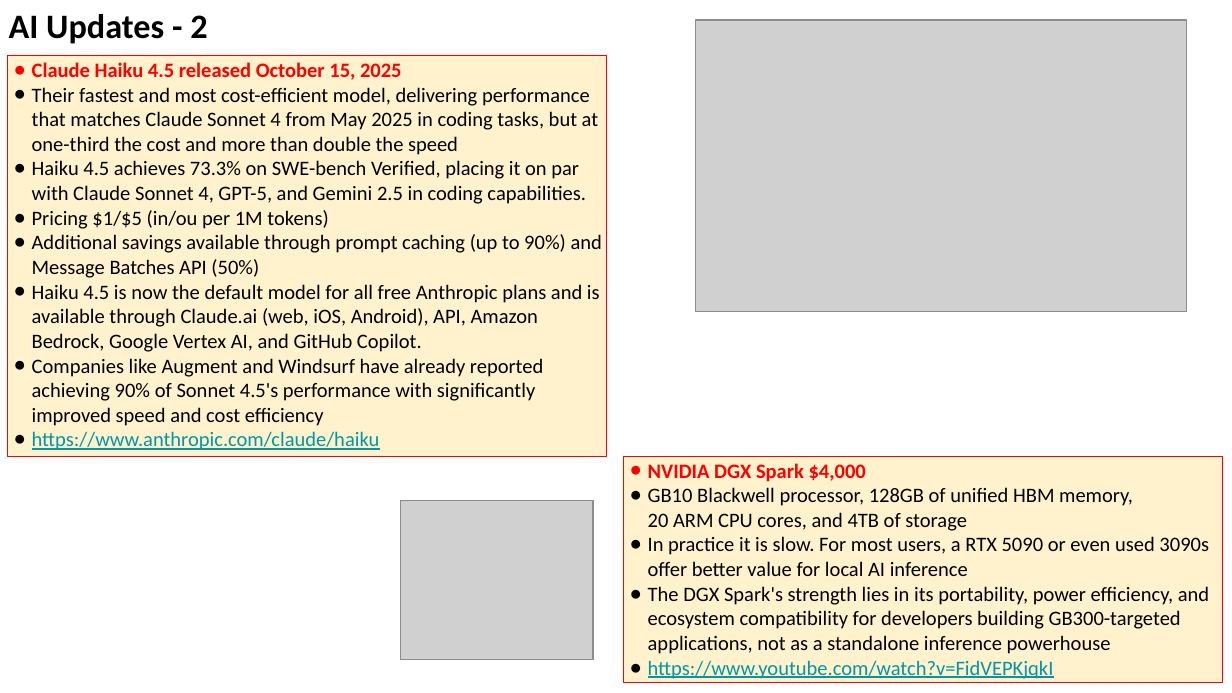
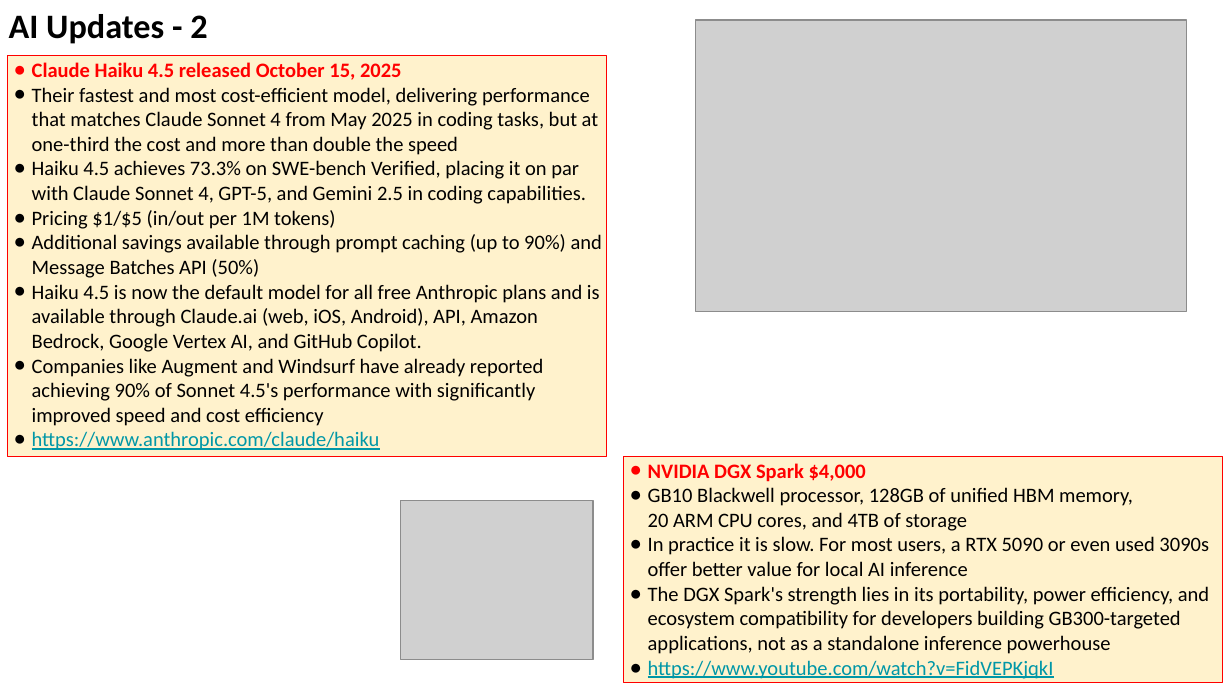
Before and after one commit to lselector/seminar, a slide deck: slide 6 of 2025/2025-10-17-AI-Updates.pptx. Drawn at 1232x693 pixels with LibreOffice and Linux fonts; fonts in the diff are those of the drawing; grey boxes stand for pictures. Boxes give left, top, right and bottom in pixels: in the first picture for what was removed or moved away, otherwise in the second. Text is boxed around its words. In the diff, an @@ line names an element or a change of style, - is before the commit and + after.

```diff
--- a/2025/2025-10-17-AI-Updates.pptx
+++ b/2025/2025-10-17-AI-Updates.pptx
@@ text in rectangle at (x1=32, y1=210, x2=335, y2=229): text changed @@
-● Pricing $1/$5 (in/ou per 1M tokens)
+● Pricing $1/$5 (in/out per 1M tokens)
```
Also in this commit, not shown: 6 other slides changed.
